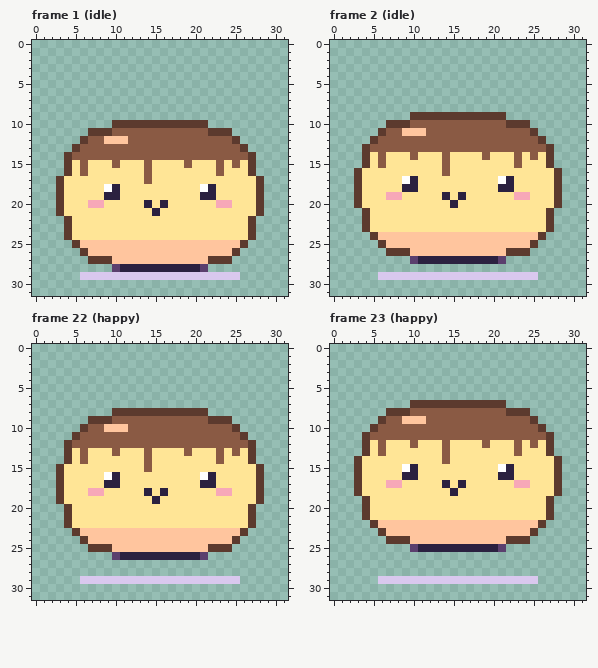
File history of a pixel-art file, art/characters/bakery/puddling.aseprite. Above, as it was before the edit.
32x32 pixels, 28 frames. Shown: frame 1 (idle), frame 2 (idle), frame 22 (happy), frame 23 (happy). The commit also changed other frames, which this record leaves out.
The result:
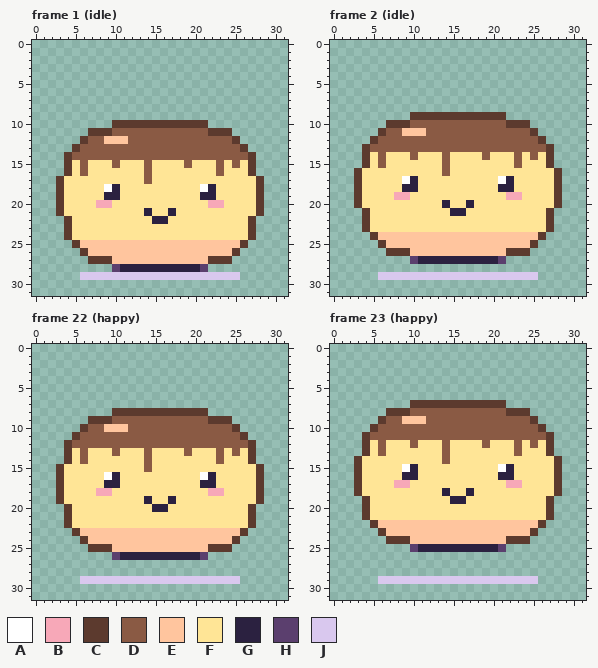
Palette (. is transparent): A #ffffff  B #f7a8b8  C #5c3a2e  D #8a5a44  E #ffc59e  F #ffe596  G #2b2140  H #5b3f6e  J #d9c8ee
Difference:
layer "face" added
Frame 1 (idle), layers "face", "pet":
y 20: x 7 B -> F; x 9 F -> B; x 14 G -> F; x 16 G -> F; x 22 F -> B; x 24 B -> F
y 21: x 14..15 FG -> GF; x 17 F -> G
y 22: x 15..16 FF -> GG
Frame 2 (idle), layers "face", "pet":
y 19: x 7 B -> F; x 9 F -> B; x 14 G -> F; x 16 G -> F; x 22 F -> B; x 24 B -> F
y 20: x 14..15 FG -> GF; x 17 F -> G
y 21: x 15..16 FF -> GG
Frame 22 (happy), layers "face", "pet":
y 18: x 7 B -> F; x 9 F -> B; x 14 G -> F; x 16 G -> F; x 22 F -> B; x 24 B -> F
y 19: x 14..15 FG -> GF; x 17 F -> G
y 20: x 15..16 FF -> GG
Frame 23 (happy), layers "face", "pet":
y 17: x 7 B -> F; x 9 F -> B; x 14 G -> F; x 16 G -> F; x 22 F -> B; x 24 B -> F
y 18: x 14..15 FG -> GF; x 17 F -> G
y 19: x 15..16 FF -> GG
Boxes around the changes in both pictures, in picture pixels (x1, y1, x2, y2):
changed: (88, 200, 176, 224)
changed: (208, 200, 232, 208)
changed: (386, 192, 474, 216)
changed: (506, 192, 530, 200)
changed: (88, 488, 176, 512)
changed: (208, 488, 232, 496)
changed: (386, 480, 474, 504)
changed: (506, 480, 530, 488)
